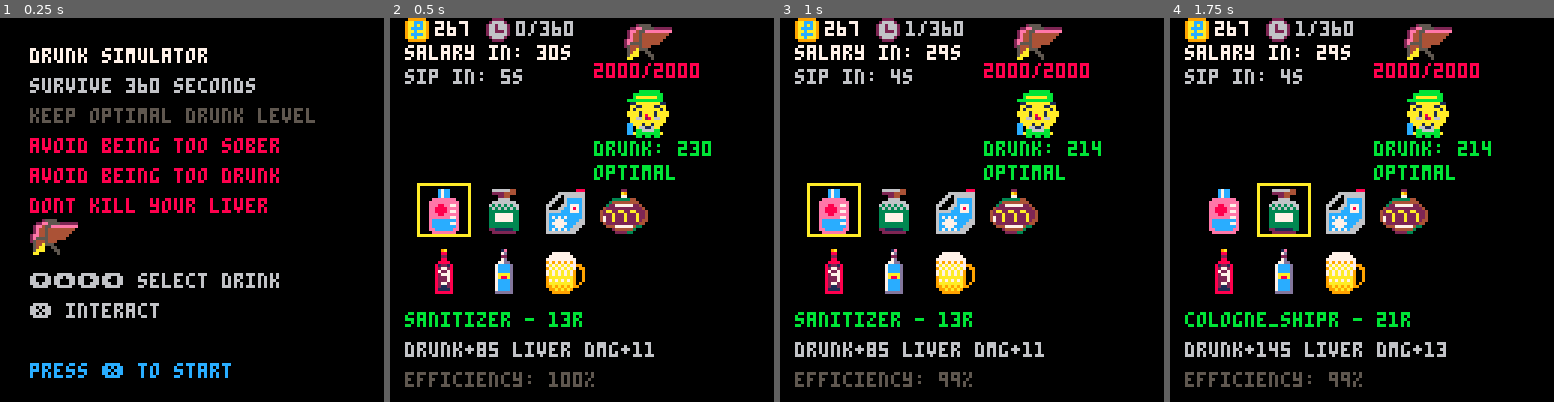
Above: before the commit, frames 1-4 (left to right).
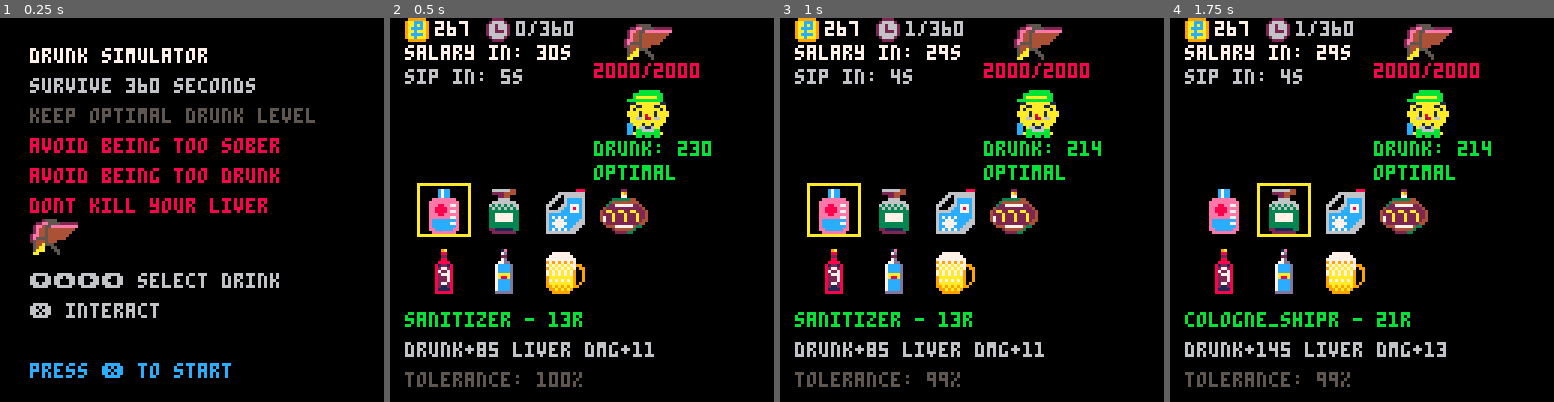
Above: after the commit, the same moments.

Repository: fritzlolpro/picopico
Game: PICO-8 cartridge carts/drunk.p8
Same seed, same stepped clock (60 frames per second), same inputs: the game is played once before the commit and once after it.
Inputs:
- Up to frame 1 (0.25 s): no input
- Up to frame 2 (0.5 s): tap X (X key) at 0.33 s
- Up to frame 3 (1 s): no input
- Up to frame 4 (1.75 s): tap X (X key) at 1.07 s; hold Right from 1.6 s (still down)

Frame 1 is identical in both runs. In frame 2, 0.6% of the frame differs, in the area x 3-54%, y 92-97%; in frame 3, 0.6%; in frame 4, 0.6%.

Commit message:
Refactor liver damage calculation to include drink consumption multiplier and update print statement for tolerance

Diff:
--- a/carts/drunk.p8
+++ b/carts/drunk.p8
@@ -589,7 +589,7 @@
 
     -- Apply progression formulas
     local effective_intoxication = calculate_effective_intoxication(drink.intoxication)
-    local effective_liver_damage = calculate_effective_liver_damage(drink.liver_damage)
+    local effective_liver_damage = calculate_effective_liver_damage(drink)
 
     -- Apply effects
     intoxication += effective_intoxication
@@ -624,10 +624,17 @@
 end
 
 -- Liver damage increase formula
-function calculate_effective_liver_damage(base_damage)
+function calculate_effective_liver_damage(drink)
+    local base_damage = drink.liver_damage
+    local total_consumed = drink.total_consumed
+
     local damage_multiplier = 1 + (liver_damage_factor * total_seconds)
     -- +0.1833% damage each second
-    local final_damage = base_damage * damage_multiplier
+
+    -- Add 1% damage increase for each time this specific drink was consumed
+    local consumption_multiplier = 1 + (total_consumed * 0.01)
+
+    local final_damage = base_damage * damage_multiplier * consumption_multiplier
 
     -- Apply liver protection if active
     if liver_protection_timer > 0 then
@@ -1191,7 +1198,7 @@
     local effectiveness = flr((1 - (tolerance_factor * total_seconds)) * 100)
     local drunk_penalty = get_drunk_penalty()
     local total_effectiveness = flr(effectiveness * drunk_penalty)
-    print("efficiency: " .. total_effectiveness .. "%", 5, drink_info_y + 20, 5)
+    print("tolerance: " .. total_effectiveness .. "%", 5, drink_info_y + 20, 5)
 
     -- Show wasted cycle info if any cycles completed
     if wasted_cycle_count > 0 then
